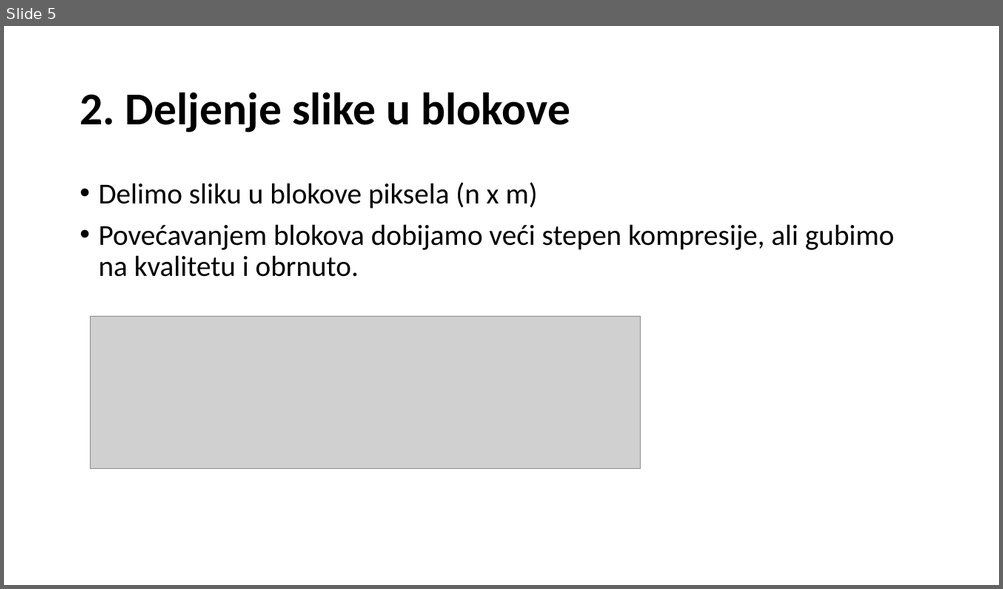
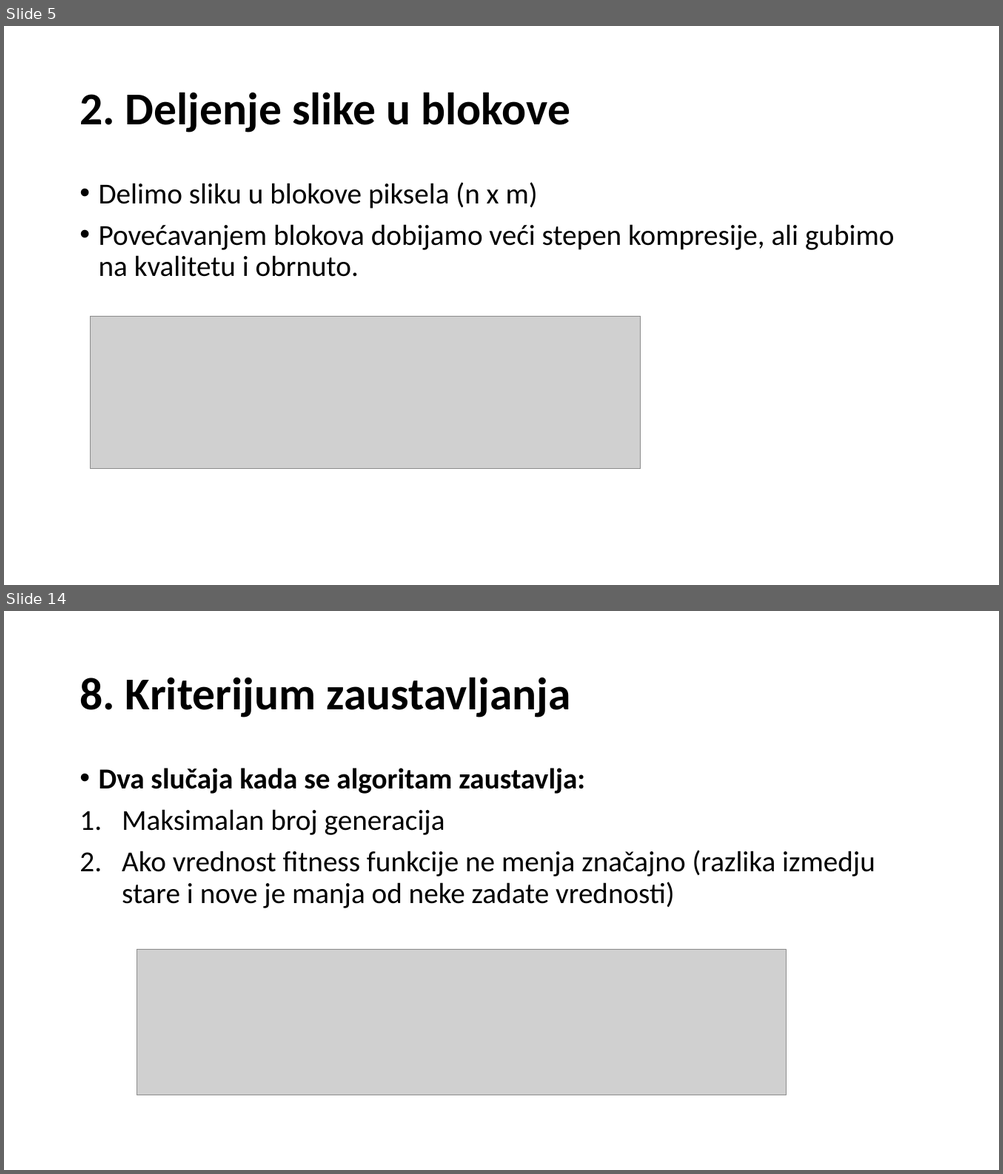
Before and after one commit to filipl41/NI_Image_compress, a slide deck: Primena genetskog algoritma u kompresiji slika.pptx. Shown one above the other, each under a label of ours: slide 5 before the commit, slides 5 and 14 after it; the slides between them are not shown. The pictures are 1003x589 and 1003x1174 pixels, drawn with LibreOffice and Linux fonts; fonts in the diff are those of the drawing; grey boxes stand for pictures. Boxes give left, top, right and bottom in pixels: in the first picture for what was removed or moved away, otherwise in the second. Text is boxed around its words. In the diff, an @@ line names an element or a change of style, - is before the commit and + after.

```diff
--- a/Primena genetskog algoritma u kompresiji slika.pptx
+++ b/Primena genetskog algoritma u kompresiji slika.pptx
@@ slide 14 added at [4,611,999,1170], background #FFFFFF @@
@@ title added at [79,677,571,718], 44 pt, text #000000, bold @@
+8. Kriterijum zaustavljanja
@@ text added at [99,768,875,908], 28 pt, text #000000 @@
+• Dva slučaja kada se algoritam zaustavlja:
+1. Maksimalan broj generacija
+2. Ako vrednost fitness funkcije ne menja značajno (razlika izmedju stare i nove je manja od neke zadate vrednosti)
@@ picture added at [136,950,786,1096] @@
```
Also in this commit, not shown: 2 slides changed, 10 other slides added, 1 slide removed, 1 other file.
